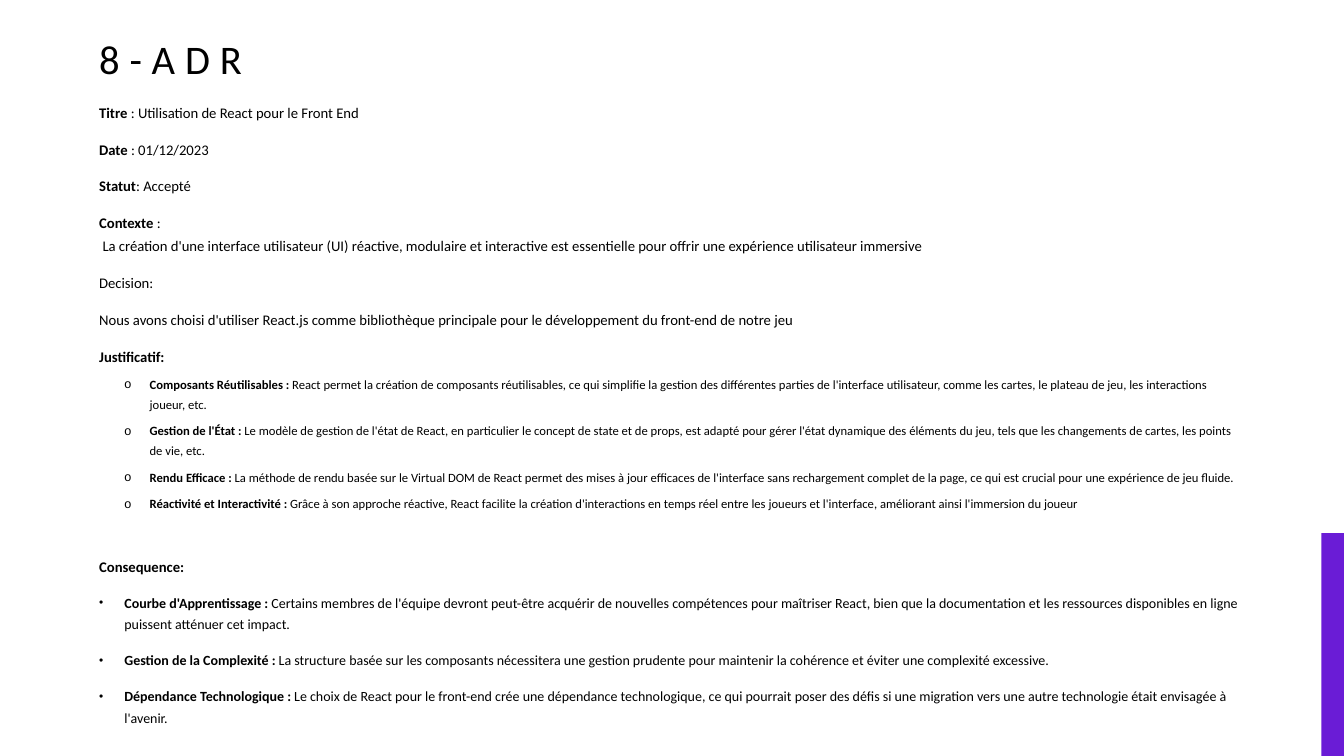
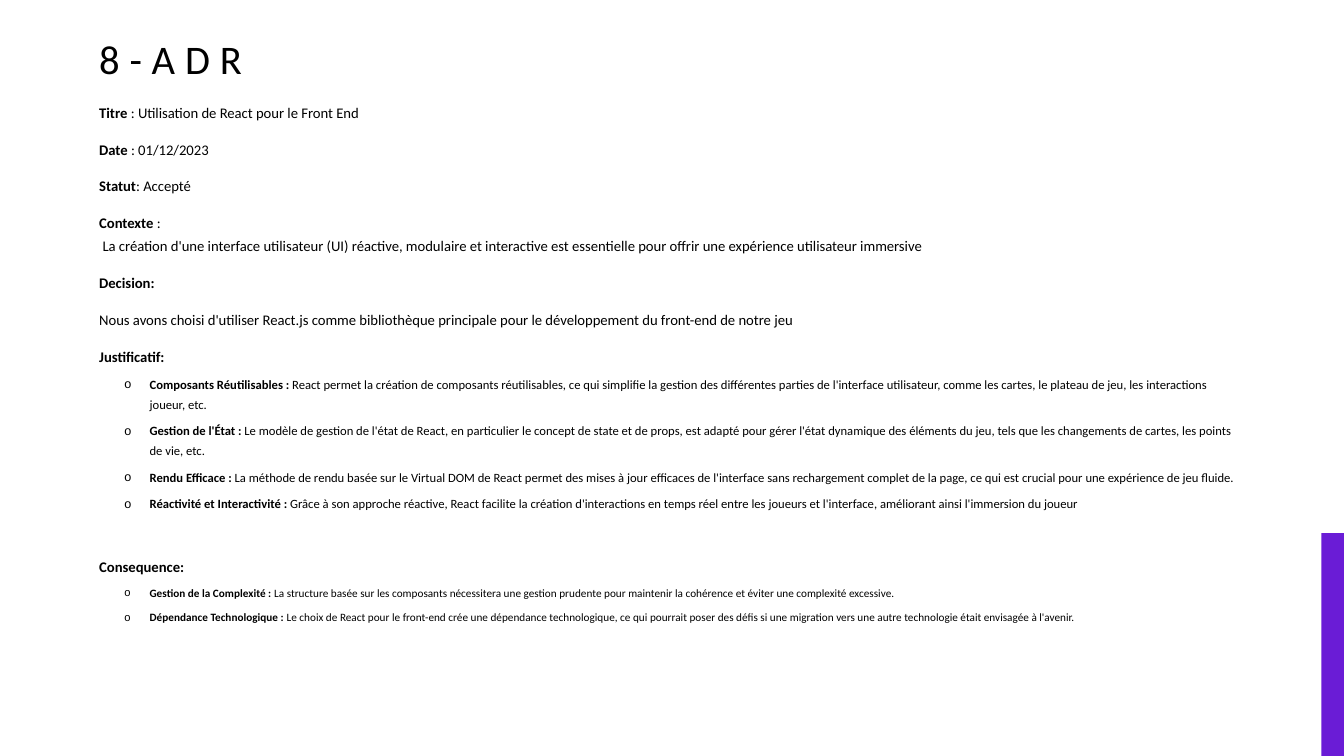
Before and after one commit to aboubakarsidik/HEARSTHSTONE_Aboubakar_Loris, a slide deck: slide 13 of Présentation.pptx. Drawn at 1344x756 pixels with LibreOffice and Linux fonts; fonts in the diff are those of the drawing; background and template pictures are left out. Boxes give left, top, right and bottom in pixels: in the first picture for what was removed or moved away, otherwise in the second. Text is boxed around its words. In the diff, an @@ line names an element or a change of style, - is before the commit and + after.

```diff
--- a/Présentation.pptx
+++ b/Présentation.pptx
@@ text at (x1=99, y1=277, x2=1074, y2=623): bold on in "Decision:"; size 10 to 8 pt in "Gestion de la Complexité : La structure ...", "Dépendance Technologique : Le choix de React ..."; bullet • to o; list level 1 to 2 in "Gestion de la Complexité : ..."; list level 1 to 2 in "Dépendance Technologique : Le choix ..." @@
@@ text at (x1=124, y1=598, x2=1237, y2=632): paragraph removed @@
-• Courbe d'Apprentissage : Certains membres de l'équipe devront peut-être acquérir de nouvelles compétences pour maîtriser React, bien que la documentation et les ressources disponibles en ligne puissent atténuer cet impact.
```
